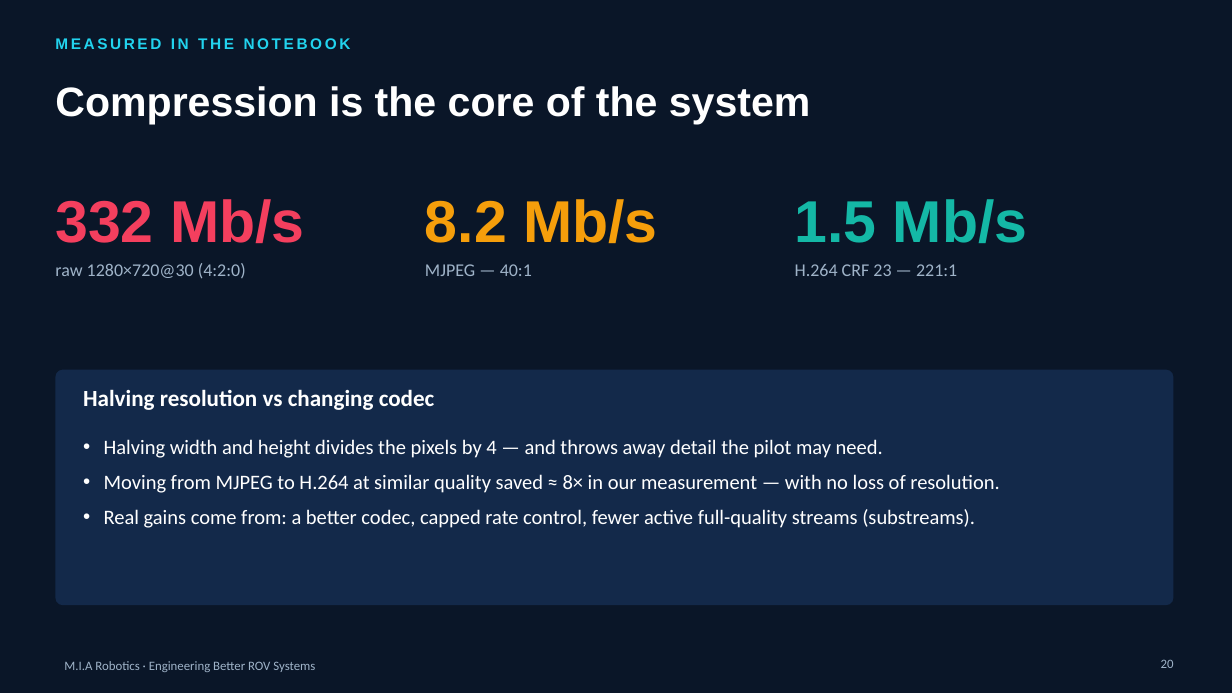
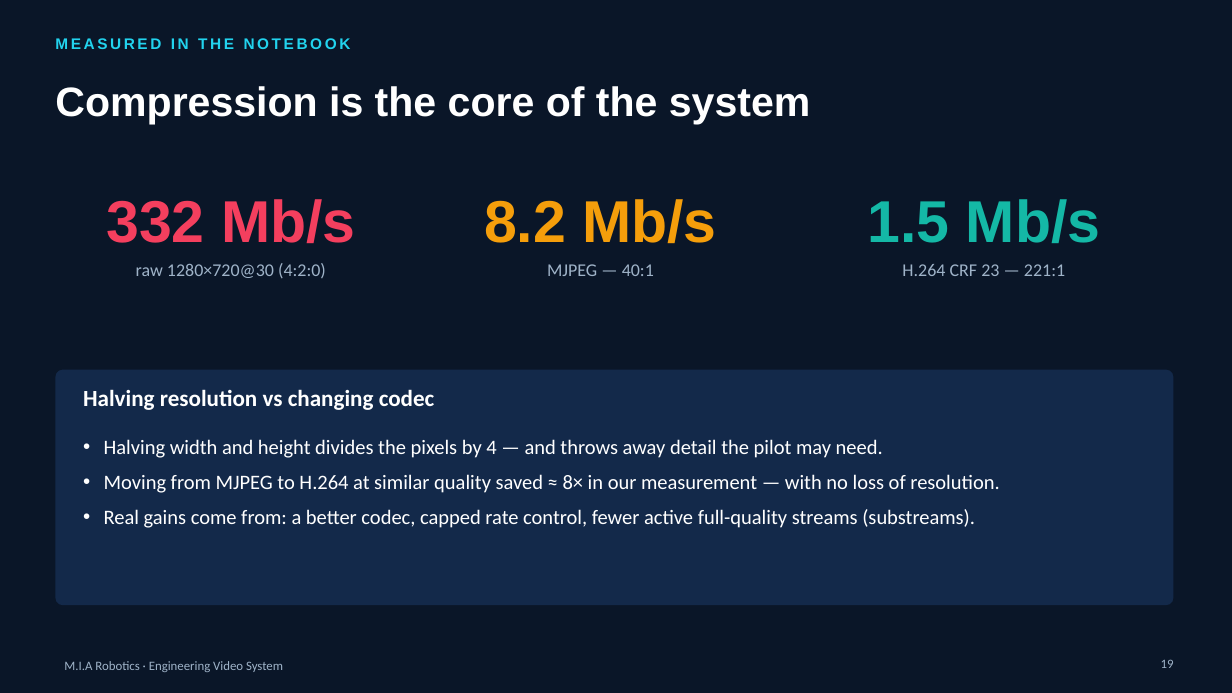
Before and after one commit to YoussefAbbas2001/video-streaming, a slide deck: slide 19 of presentation/MIA_Robotics_Workshop.pptx (slide 20 before the commit). Drawn at 1232x693 pixels with LibreOffice and Linux fonts; fonts in the diff are those of the drawing; background and template pictures are left out. Boxes give left, top, right and bottom in pixels: in the first picture for what was removed or moved away, otherwise in the second. Text is boxed around its words. In the diff, an @@ line names an element or a change of style, - is before the commit and + after.

```diff
--- a/presentation/MIA_Robotics_Workshop.pptx
+++ b/presentation/MIA_Robotics_Workshop.pptx
@@ alignment left to centre in 6 elements at box(106, 199, 355, 244), box(136, 263, 326, 278), box(484, 199, 716, 244), box(547, 264, 654, 276), box(868, 199, 1100, 243), box(902, 264, 1065, 276) @@
@@ page number at box(1161, 659, 1174, 668): text changed @@
-20
+19
@@ text at box(64, 661, 283, 672): text changed @@
-M.I.A Robotics · Engineering Better ROV Systems
+M.I.A Robotics · Engineering Video System
```
Also in this commit, not shown: 72 other slides changed, 1 slide removed.
